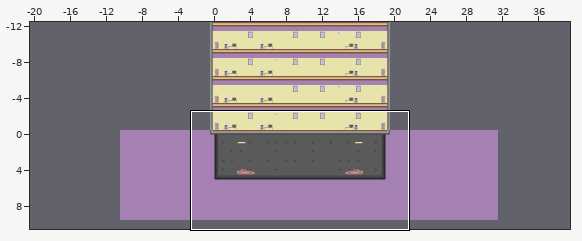
Tiled map: Assets/Tiled/Tilemaps/GameWorldBaby.tmx. Above, an overview of the earlier version with the close-up marked.
Close-up. As it was:
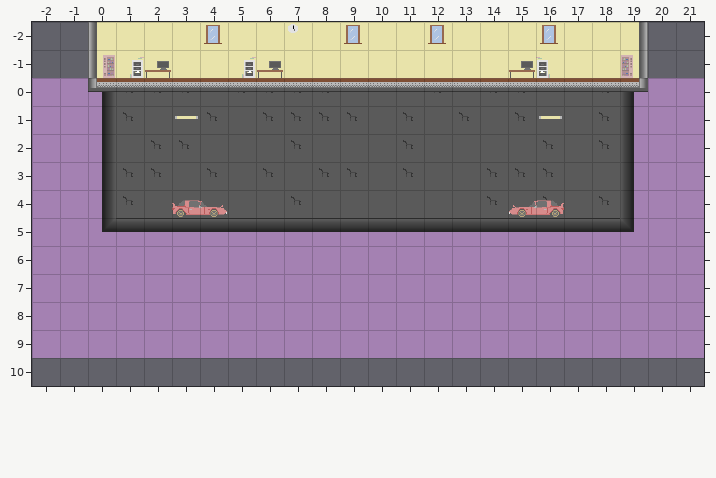
Cells are 32x32 px. Shown: x -2..21, y -2..10. The commit also changed other parts of the map, which this record leaves out.
After the commit:
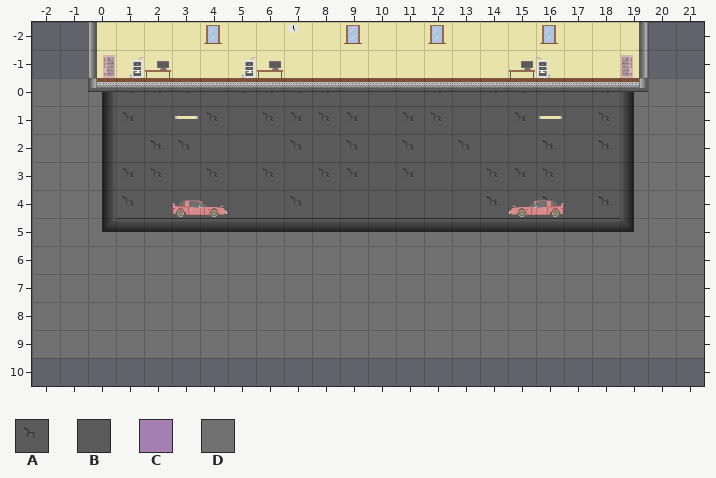
Key: from "Office Tileset": A 8, B 22, C 32, D 34.
_ is an empty cell.
Tiles replaced or removed in this view: A, B, C.
What changed:
Changed rows in their new state; . is an unchanged cell.
Layer "Basement":
first column x -2:
 0 DDD..................DDD
 1 DDD..................DDD
 2 DDD..................DDD
 3 DDD..................DDD
 4 DDD..................DDD
 5 DDDDDDDDDDDDDDDDDDDDDDDD
 6 DDDDDDDDDDDDDDDDDDDDDDDD
 7 DDDDDDDDDDDDDDDDDDDDDDDD
 8 DDDDDDDDDDDDDDDDDDDDDDDD
 9 DDDDDDDDDDDDDDDDDDDDDDDD
Layer "Background":
first column x 9:
 1 ...AB
 2 A...A
Pixel boxes of the changes (left, top, right, bottom) in both close-ups:
changed: (32, 78, 704, 358)
